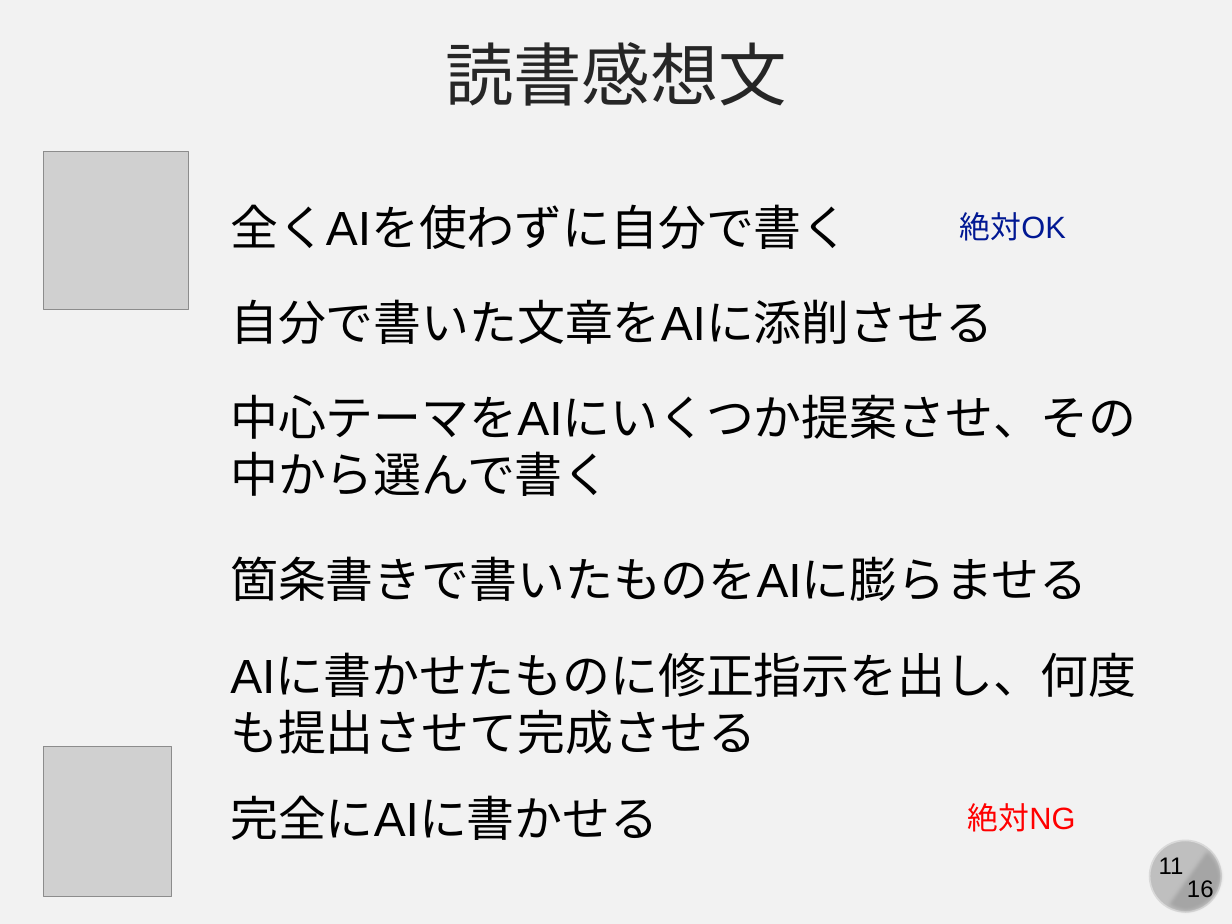
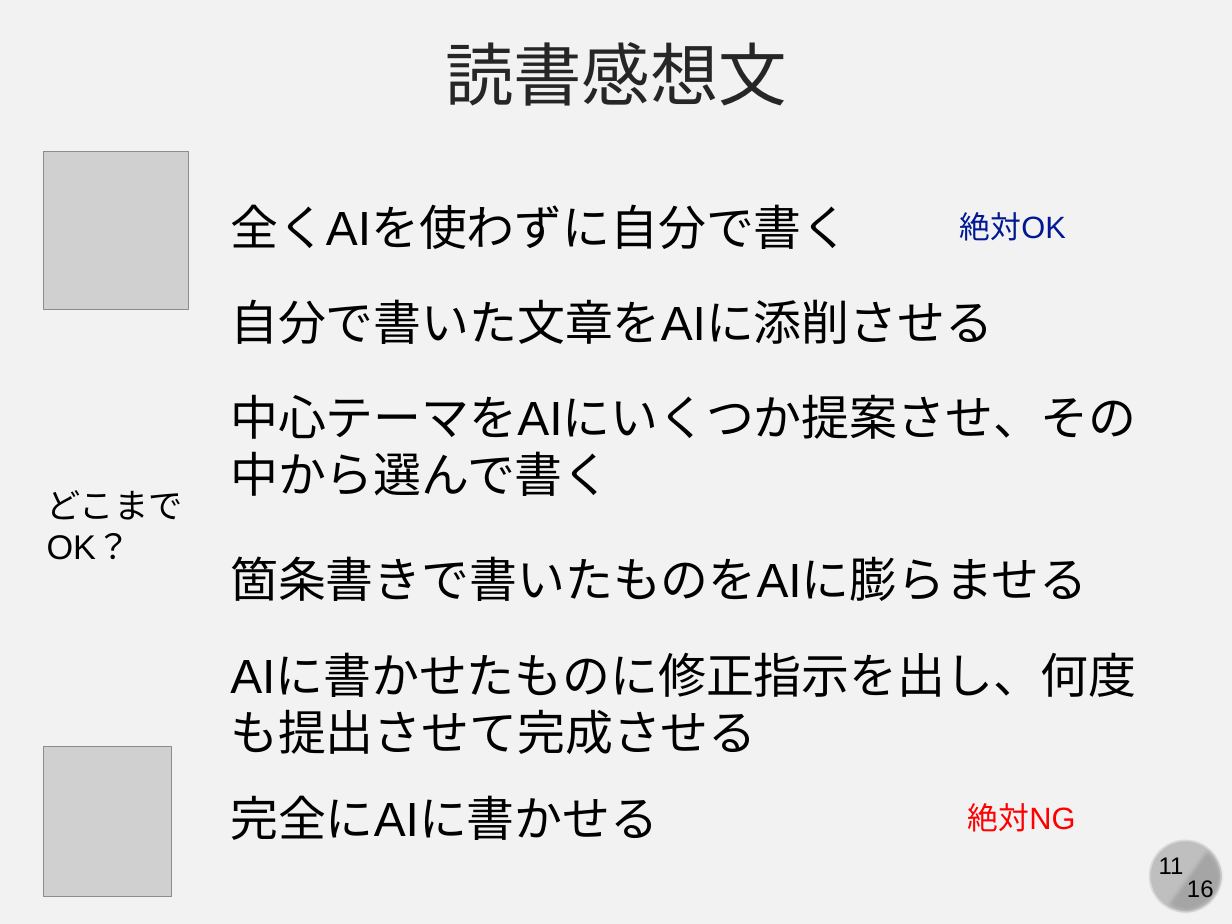
Before and after one commit to kaityo256/lab_startup, a slide deck: slide 11 of generative_ai/generative_ai_and_us.pptx. Drawn at 1232x924 pixels with LibreOffice and Linux fonts; fonts in the diff are those of the drawing; grey boxes stand for pictures. Boxes give left, top, right and bottom in pixels: in the first picture for what was removed or moved away, otherwise in the second. Text is boxed around its words. In the diff, an @@ line names an element or a change of style, - is before the commit and + after.

```diff
--- a/generative_ai/generative_ai_and_us.pptx
+++ b/generative_ai/generative_ai_and_us.pptx
@@ text added at box(47, 490, 183, 560), 20 pt, text #000000 @@
+どこまで
+OK？
```
Also in this commit, not shown: 6 other slides changed.
